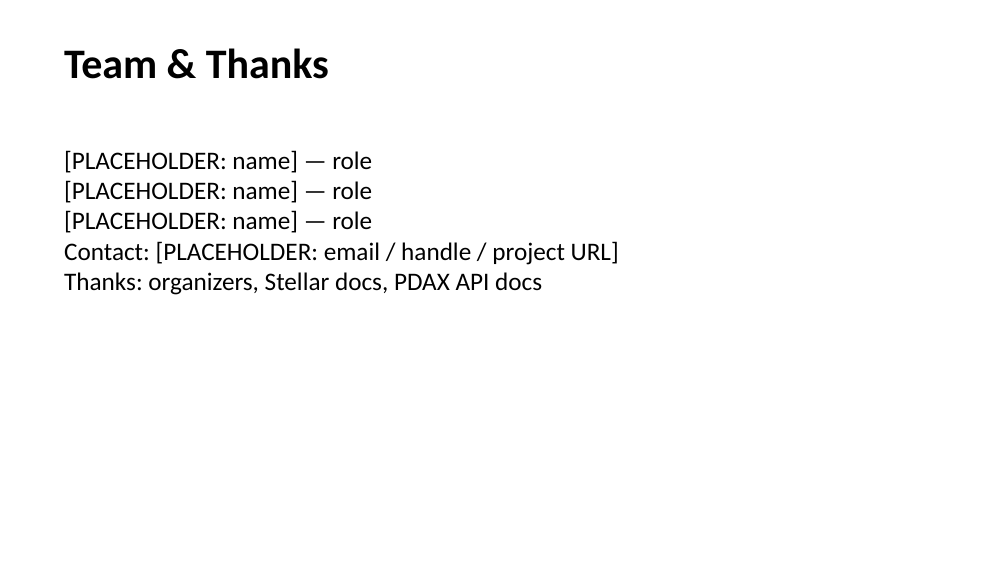
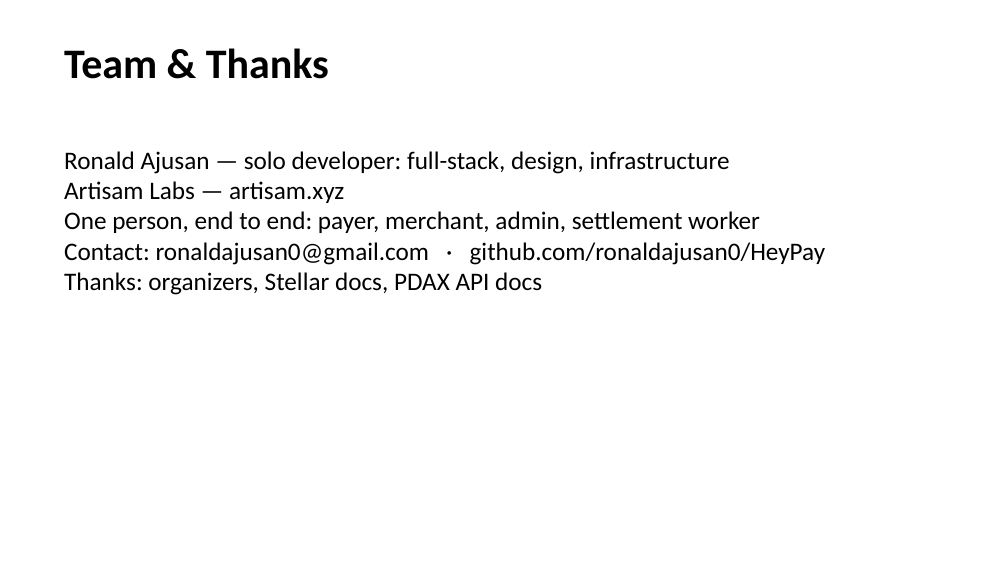
Before and after one commit to ronaldajusan0/HeyPay, a slide deck: slide 8 of docs/pitch-deck-draft-HeyPay.pptx. Drawn at 1008x567 pixels with LibreOffice and Linux fonts; fonts in the diff are those of the drawing. Boxes give left, top, right and bottom in pixels: in the first picture for what was removed or moved away, otherwise in the second. Text is boxed around its words. In the diff, an @@ line names an element or a change of style, - is before the commit and + after.

```diff
--- a/docs/pitch-deck-draft-HeyPay.pptx
+++ b/docs/pitch-deck-draft-HeyPay.pptx
@@ text at <box>64,151,826,265</box>: text changed @@
-[PLACEHOLDER: name] — role
-[PLACEHOLDER: name] — role
-[PLACEHOLDER: name] — role
-Contact: [PLACEHOLDER: email / handle / project URL]
+Ronald Ajusan — solo developer: full-stack, design, infrastructure
+Artisam Labs — artisam.xyz
+One person, end to end: payer, merchant, admin, settlement worker
+Contact: ronaldajusan0@gmail.com · github.com/ronaldajusan0/HeyPay
```
Also in this commit, not shown: 1 other slide changed, 6 other files.
